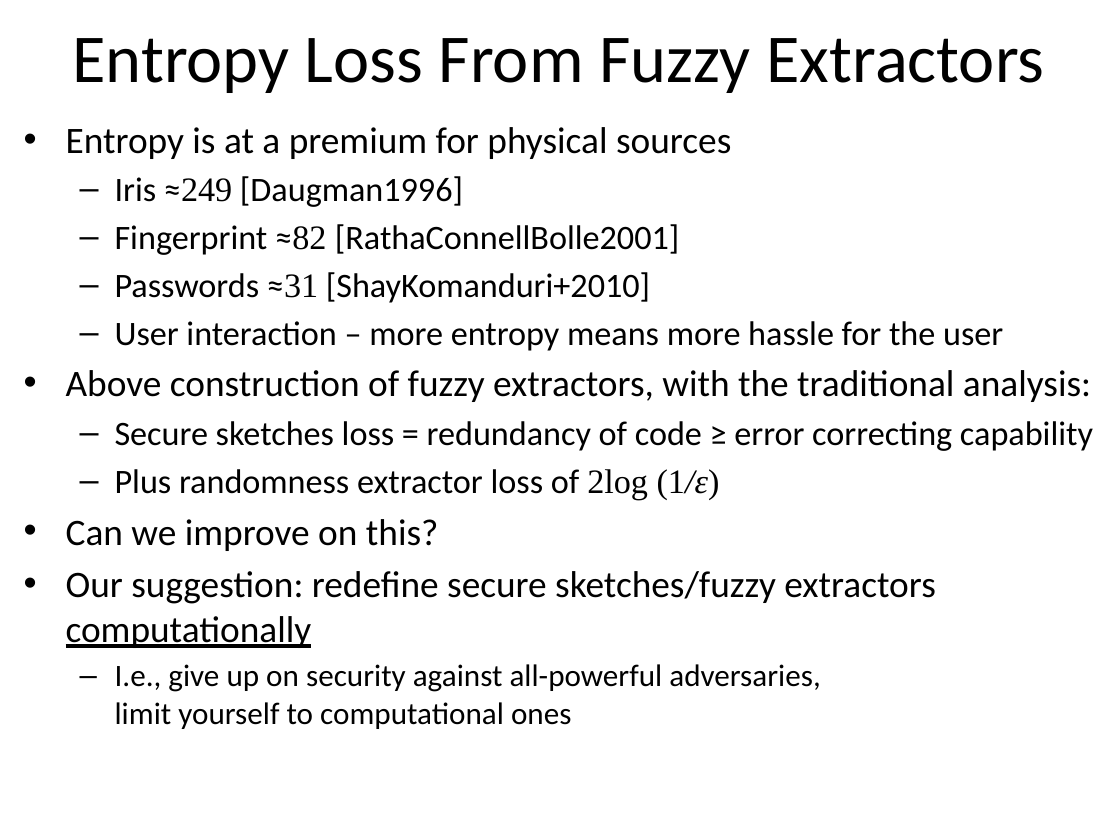
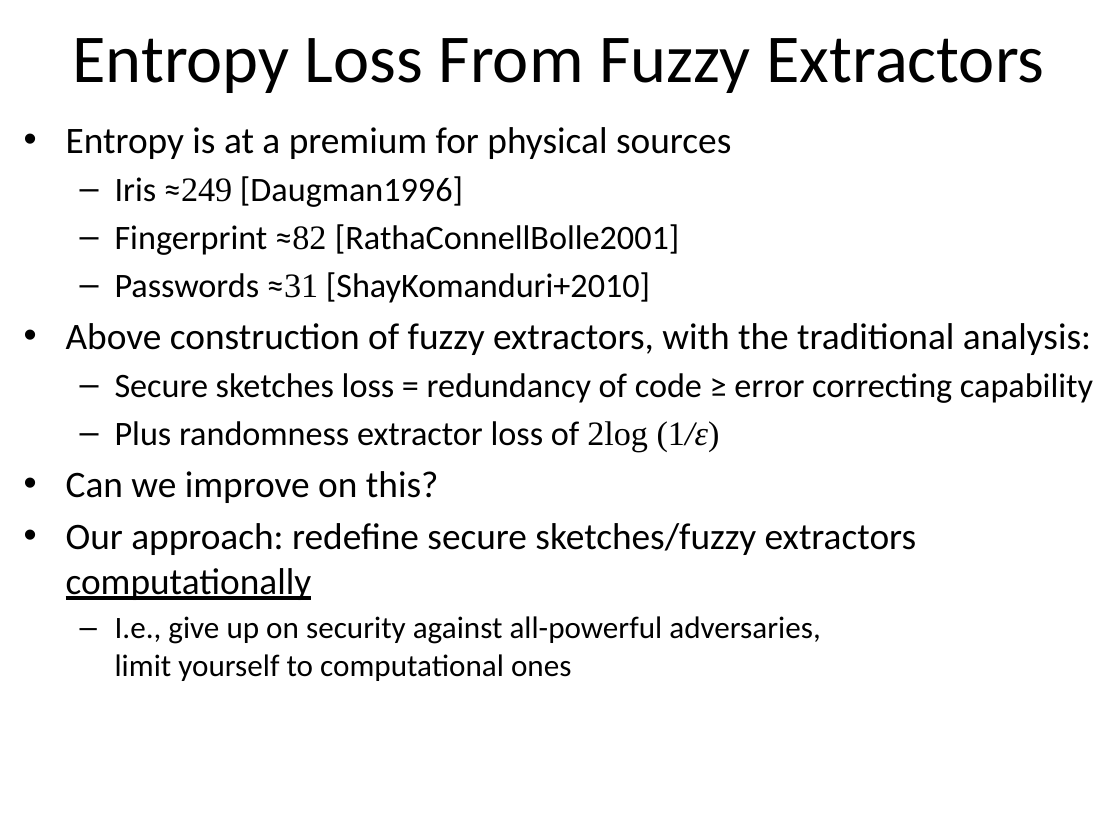
Before and after one commit to xianruimeng/comp-fuzzy-ext, a slide deck: slide 8 of ComputationalFuzzyExtractors-Asiacrypt.pptx. Drawn at 1120x840 pixels with LibreOffice and Linux fonts; fonts in the diff are those of the drawing. Boxes give left, top, right and bottom in pixels: in the first picture for what was removed or moved away, otherwise in the second. Text is boxed around its words. In the diff, an @@ line names an element or a change of style, - is before the commit and + after.

```diff
--- a/ComputationalFuzzyExtractors-Asiacrypt.pptx
+++ b/ComputationalFuzzyExtractors-Asiacrypt.pptx
@@ text at (115, 321, 1003, 351): paragraph removed @@
-  – User interaction – more entropy means more hassle for the user
@@ text at (66, 523, 916, 600): text changed @@
-• Our suggestion: redefine secure sketches/fuzzy extractors computationally
+• Our approach: redefine secure sketches/fuzzy extractors computationally
```
Also in this commit, not shown: 10 other slides changed.
